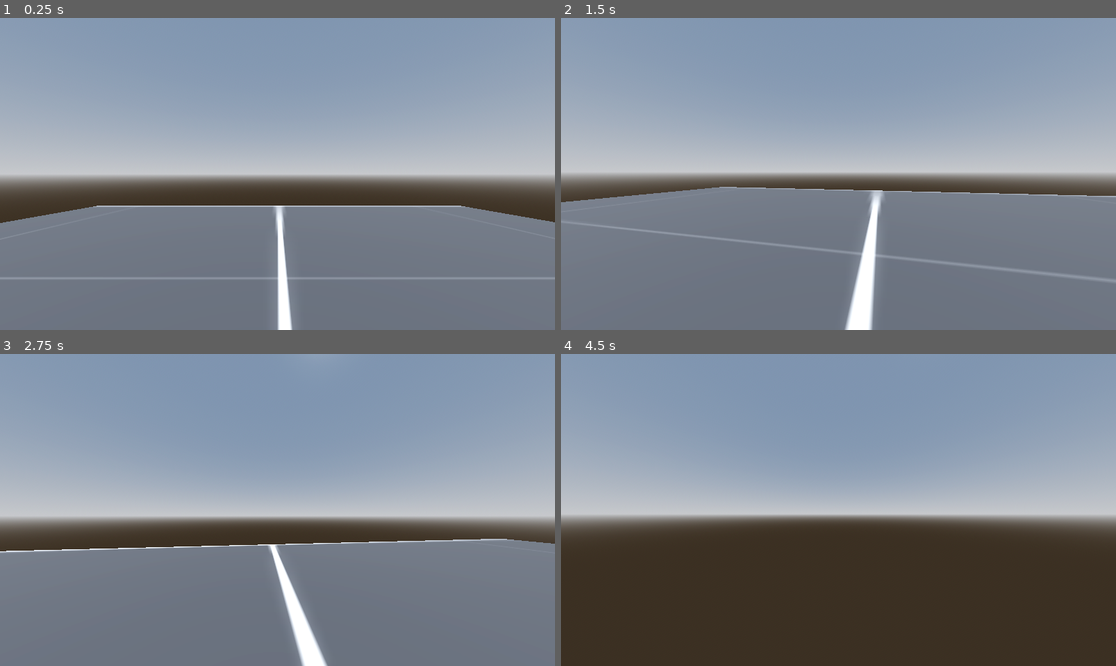
Above: before the commit, frames 1-4 (two rows, left to right).
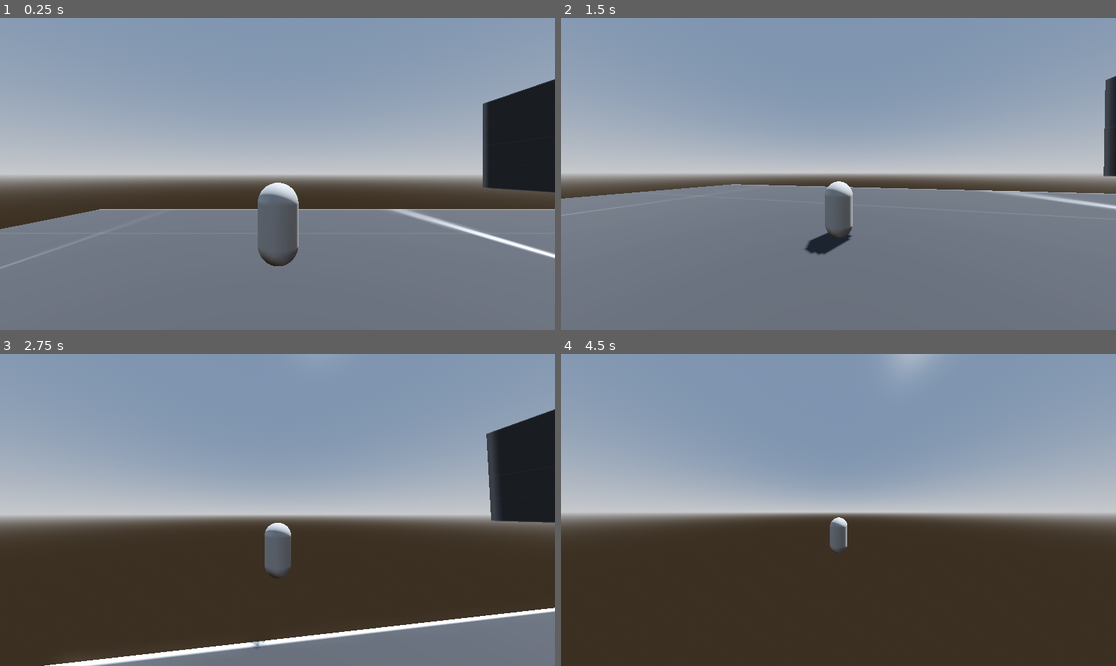
Above: after the commit, the same moments.

Repository: asaeed01/AstroStrider
Game: Godot game, scene res://world.tscn
The game is run twice, just before and just after one commit, with the same random seed, the same clock (stepped at 60 frames per second) and the same inputs. The project has no main scene, so this scene is started directly.
Inputs (mouse positions are in pixels of both pictures, inside the frame that each line leads up to):
- Up to frame 1 (0.25 s): no input
- Up to frame 2 (1.5 s): move the mouse to (866, 174) at 0.52 s; hold W (forwards) from 0.53 s (still down); tap C (crouch) at 0.6 s; tap Space (jump) at 0.77 s; move the mouse to (810, 174) at 1.27 s; tap Shift (sprint) at 1.35 s
- Up to frame 3 (2.75 s): keep holding W (forwards); tap Space (jump) at 1.52 s; move the mouse to (288, 503) at 2.02 s; tap C (crouch) at 2.1 s
- Up to frame 4 (4.5 s): keep holding W (forwards); move the mouse to (832, 516) at 2.77 s; tap Shift (sprint) at 2.85, 4.35 s; tap Space (jump) at 3.02, 3.77 s; move the mouse to (877, 513) at 3.52 s; tap C (crouch) at 3.6 s; move the mouse to (794, 506) at 4.27 s

The runs differ from the first frame. In frame 1, 8.5% of the frame differs, in the area x 0-100%, y 19-100%; in frame 2, 4.7%; in frame 3, 37%, in the area x 0-100%, y 17-100%; in frame 4, 2.8%.

Commit message:
Fixed Map Pieces

Diff:
--- a/Parkour Runner Prototype/Player.gd
+++ b/Parkour Runner Prototype/Player.gd
@@ -1,12 +1,13 @@
 extends CharacterBody3D
 
 var speed
-const WALK_SPEED = 12.5
-const SPRINT_SPEED = 20
+const WALK_SPEED = 13.2
+const SPRINT_SPEED = 24.3
 const SLIDE_BOOST_MULTIPLIER = 1.5  # Multiplier for initial sliding speed
 const SLIDE_SPEED = 20  # Base speed while sliding
 const JUMP_VELOCITY = 5
 const SENSITIVITY = 0.004
+const GRAVITY = 7.2  # Custom gravity constant
 
 @onready var head = $Head
 @onready var camera = $Head/Camera3D
@@ -35,9 +36,9 @@
 		camera.rotation.x = clamp(camera.rotation.x, deg_to_rad(-40), deg_to_rad(60))
 
 func _physics_process(delta):
-	# Add gravity
+	# Add custom gravity
 	if not is_on_floor():
-		velocity.y -= ProjectSettings.get_setting("physics/3d/default_gravity") * delta
+		velocity.y -= GRAVITY * delta
 
 	# Handle Jump
 	if Input.is_action_just_pressed("jump") and is_on_floor():
@@ -51,16 +52,10 @@
 	else:
 		speed = WALK_SPEED
 
-	# FOV
-	var velocity_clamped = clamp(velocity.length(), 0.5, SPRINT_SPEED * 2.0)
-	var target_fov = BASE_FOV + FOV_CHANGE * velocity_clamped
-	camera.fov = lerp(camera.fov, target_fov, delta * 8.0)
-
-	# Get the input direction and handle the movement
+	# Handle Crouch and Slide
 	var input_dir = Input.get_vector("left", "right", "forwards", "backwards")
 	var direction = (head.global_transform.basis * Vector3(input_dir.x, 0, input_dir.y)).normalized()
 
-	# Handle Crouch and Slide
 	if Input.is_action_just_pressed("crouch"):
 		if not is_crouching and direction.length() > 0:
 			is_crouching = true
@@ -84,6 +79,11 @@
 
 	# Adjust Camera Height
 	camera.transform.origin.y = lerp(camera.transform.origin.y, current_height, delta * 10.0)
+
+	# FOV Adjustment
+	var velocity_clamped = clamp(velocity.length(), 0.5, SPRINT_SPEED * 2.0)
+	var target_fov = BASE_FOV + FOV_CHANGE * velocity_clamped
+	camera.fov = lerp(camera.fov, target_fov, delta * 8.0)
 
 	# Handle movement and deceleration
 	if is_on_floor():
--- a/Parkour Runner Prototype/world.tscn
+++ b/Parkour Runner Prototype/world.tscn
@@ -9,7 +9,16 @@
 [sub_resource type="BoxMesh" id="BoxMesh_s4plq"]
 material = SubResource("StandardMaterial3D_2jddw")
 
-[sub_resource type="ConvexPolygonShape3D" id="ConvexPolygonShape3D_p0cbc"]
+[sub_resource type="ConvexPolygonShape3D" id="ConvexPolygonShape3D_735vj"]
+points = PackedVector3Array(-0.5, -0.5, -0.5, 0.5, 0.5, 0.5, 0.5, -0.5, 0.5, 0.5, 0.5, -0.5, -0.5, 0.5, 0.5, 0.5, -0.5, -0.5, -0.5, -0.5, 0.5, -0.5, 0.5, -0.5)
+
+[sub_resource type="ConvexPolygonShape3D" id="ConvexPolygonShape3D_xmo70"]
+points = PackedVector3Array(-0.5, -0.5, -0.5, 0.5, 0.5, 0.5, 0.5, -0.5, 0.5, 0.5, 0.5, -0.5, -0.5, 0.5, 0.5, 0.5, -0.5, -0.5, -0.5, -0.5, 0.5, -0.5, 0.5, -0.5)
+
+[sub_resource type="ConvexPolygonShape3D" id="ConvexPolygonShape3D_dad6o"]
+points = PackedVector3Array(-0.5, -0.5, -0.5, 0.5, 0.5, 0.5, 0.5, -0.5, 0.5, 0.5, 0.5, -0.5, -0.5, 0.5, 0.5, 0.5, -0.5, -0.5, -0.5, -0.5, 0.5, -0.5, 0.5, -0.5)
+
+[sub_resource type="ConvexPolygonShape3D" id="ConvexPolygonShape3D_ku2ya"]
 points = PackedVector3Array(-0.5, -0.5, -0.5, 0.5, 0.5, 0.5, 0.5, -0.5, 0.5, 0.5, 0.5, -0.5, -0.5, 0.5, 0.5, 0.5, -0.5, -0.5, -0.5, -0.5, 0.5, -0.5, 0.5, -0.5)
 
 [sub_resource type="ProceduralSkyMaterial" id="ProceduralSkyMaterial_hhubh"]
@@ -36,13 +45,49 @@
 transform = Transform3D(6.19407, 0, 0, 0, 3.08752, 0, 0, 0, 7.30166, -5.87666, 746.214, 474.721)
 
 [node name="MeshInstance3D" type="MeshInstance3D" parent="StaticBody3D"]
-transform = Transform3D(11.191, 0, 0, 0, 0.780437, 0, 0, 0, 14.1756, -10.1806, 41.9224, 31.0914)
+transform = Transform3D(13.6942, 0, 0, 0, 111.516, 0, 0, 0, 6.42353, -10.181, -207.626, 31.091)
 mesh = SubResource("BoxMesh_s4plq")
 skeleton = NodePath("../..")
 
 [node name="CollisionShape3D" type="CollisionShape3D" parent="StaticBody3D"]
-transform = Transform3D(11.191, 0, 0, 0, 0.780437, 0, 0, 0, 14.1756, -10.1806, 41.9224, 31.0914)
-shape = SubResource("ConvexPolygonShape3D_p0cbc")
+transform = Transform3D(13.6942, 0, 0, 0, 111.516, 0, 0, 0, 6.42353, -10.181, -207.626, 31.091)
+shape = SubResource("ConvexPolygonShape3D_735vj")
+
+[node name="StaticBody3D3" type="StaticBody3D" parent="."]
+transform = Transform3D(6.19407, 0, 0, 0, 3.08752, 0, 0, 0, 7.30166, -5.87666, 746.214, 474.721)
+
+[node name="MeshInstance3D" type="MeshInstance3D" parent="StaticBody3D3"]
+transform = Transform3D(0.327654, 0, 0, 0, 6.86983, 0, 0, 0, 12.2496, -4.42266, -147.938, 31.091)
+mesh = SubResource("BoxMesh_s4plq")
+skeleton = NodePath("../..")
+
+[node name="CollisionShape3D" type="CollisionShape3D" parent="StaticBody3D3"]
+transform = Transform3D(0.327654, 0, 0, 0, 7.50613, 0, 0, 0, 12.2496, -4.42266, -147.658, 31.091)
+shape = SubResource("ConvexPolygonShape3D_xmo70")
+
+[node name="StaticBody3D2" type="StaticBody3D" parent="."]
+transform = Transform3D(6.19407, 0, 0, 0, 3.08752, 0, 0, 0, 7.30166, -5.87666, 746.214, 474.721)
+
+[node name="MeshInstance3D" type="MeshInstance3D" parent="StaticBody3D2"]
+transform = Transform3D(13.6942, 0, 0, 0, 111.516, 0, 0, 0, 6.42353, 7.22606, -207.626, 31.091)
+mesh = SubResource("BoxMesh_s4plq")
+skeleton = NodePath("../..")
+
+[node name="CollisionShape3D" type="CollisionShape3D" parent="StaticBody3D2"]
+transform = Transform3D(13.6942, 0, 0, 0, 111.516, 0, 0, 0, 6.42353, 7.22606, -207.626, 31.091)
+shape = SubResource("ConvexPolygonShape3D_dad6o")
+
+[node name="StaticBody3D4" type="StaticBody3D" parent="."]
+transform = Transform3D(6.19407, 0, 0, 0, 3.08752, 0, 0, 0, 7.30166, -5.87666, 746.214, 474.721)
+
+[node name="MeshInstance3D" type="MeshInstance3D" parent="StaticBody3D4"]
+transform = Transform3D(13.6942, 0, 0, 0, 111.516, 0, 0, 0, 6.42353, 24.8913, -206.977, 31.091)
+mesh = SubResource("BoxMesh_s4plq")
+skeleton = NodePath("../..")
+
+[node name="CollisionShape3D" type="CollisionShape3D" parent="StaticBody3D4"]
+transform = Transform3D(13.6942, 0, 0, 0, 111.516, 0, 0, 0, 6.42353, 24.8913, -206.977, 31.091)
+shape = SubResource("ConvexPolygonShape3D_ku2ya")
 
 [node name="WorldEnvironment" type="WorldEnvironment" parent="."]
 environment = SubResource("Environment_0gvl4")
@@ -52,7 +97,7 @@
 shadow_enabled = true
 
 [node name="Player" type="CharacterBody3D" parent="."]
-transform = Transform3D(1, 0, 0, 0, 1, 0, 0, 0, 1, -69.2167, 880.91, 687.889)
+transform = Transform3D(1, 0, 0, 0, 1, 0, 0, 0, 1, -85.9501, 281.394, 701.864)
 script = ExtResource("1_p1pub")
 
 [node name="MeshInstance3D" type="MeshInstance3D" parent="Player"]
@@ -62,7 +107,7 @@
 shape = SubResource("ConvexPolygonShape3D_sfsy6")
 
 [node name="Head" type="Node3D" parent="Player"]
-transform = Transform3D(1, 0, 0, 0, 1, 0, 0, 0, 1, 0, 0.708385, 0)
+transform = Transform3D(1, 0, 0, 0, 1, 0, 0, 0, 0.768163, 0, -0.435913, 0)
 
 [node name="Camera3D" type="Camera3D" parent="Player/Head"]
-transform = Transform3D(1, 0, 0, 0, 1, 0, 0, 0, 1, -0.00970459, 0.0401001, -0.75946)
+transform = Transform3D(1, 0, 0, 0, 1, 0, 0, 0, 1.30181, -0.0128937, 0.220673, 6.29578)
Binary file added: Parkour Runner Prototype/Assets/Prototype_checkers_02_32x32px.png
Not shown, added: Parkour Runner Prototype/Assets/Prototype_checkers_02_32x32px.png.import
Not shown: 1 places in Parkour Runner Prototype/world.tscn that only renumber resources
